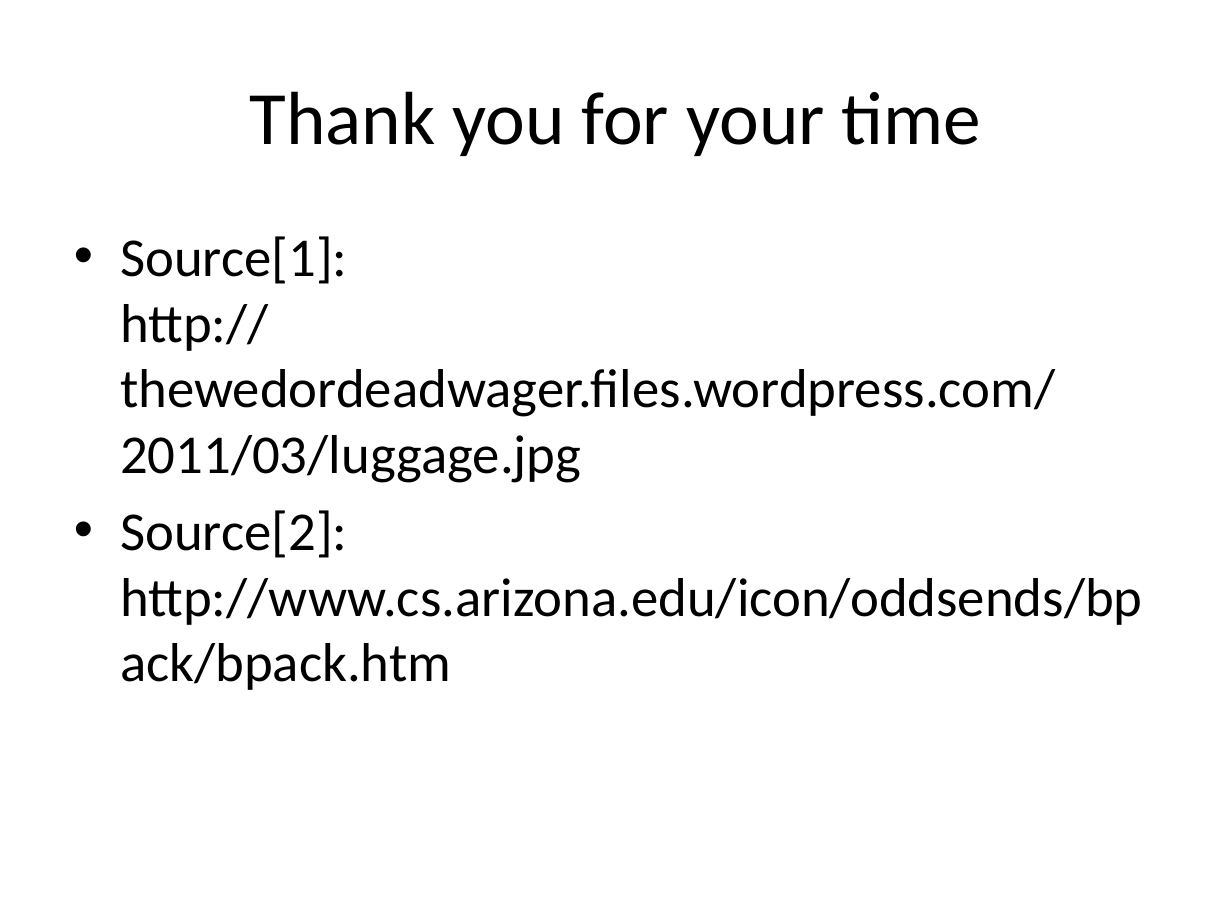
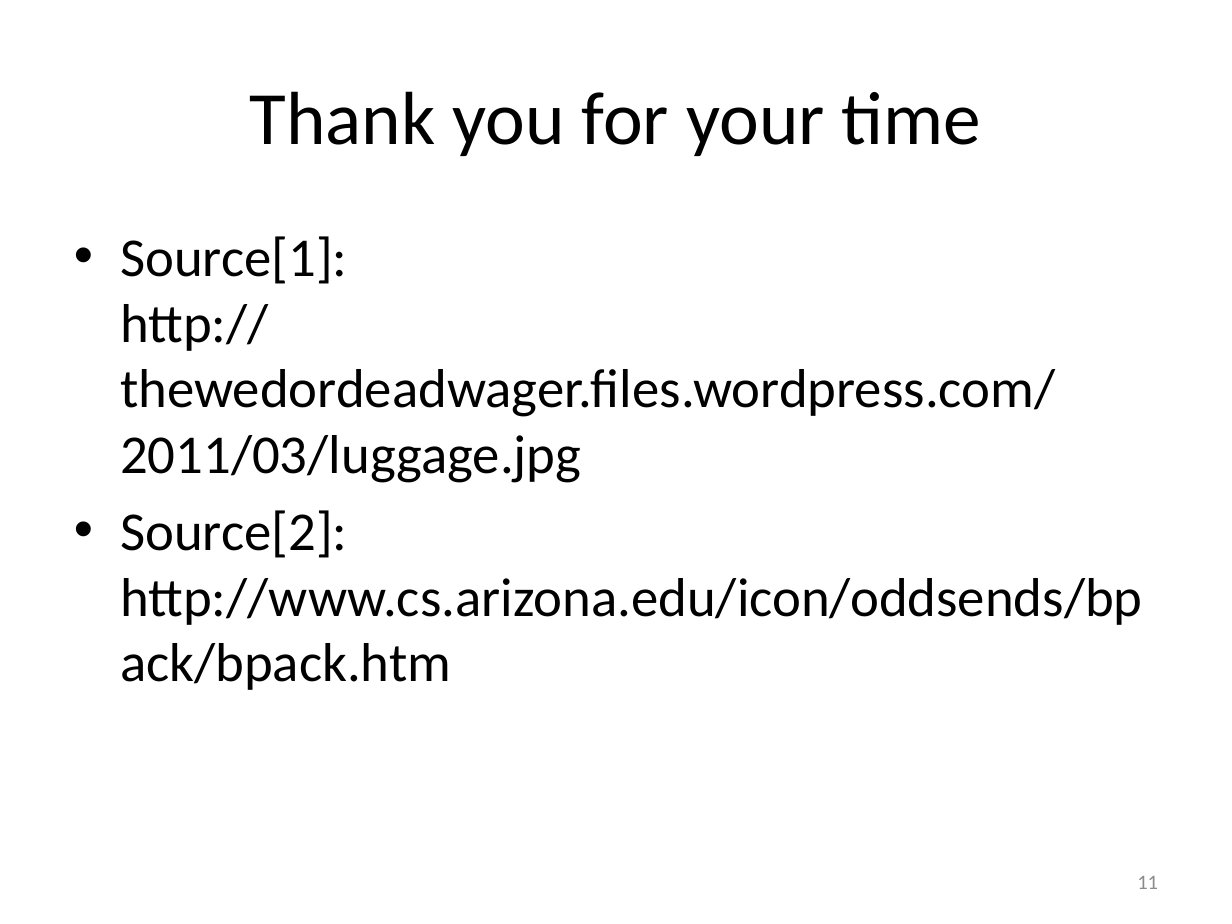
Before and after one commit to montelongoj/p2-b130-aau-2011, a slide deck: slide 11 of PP for status.pptx. Drawn at 1232x924 pixels with LibreOffice and Linux fonts; fonts in the diff are those of the drawing. Boxes give left, top, right and bottom in pixels: in the first picture for what was removed or moved away, otherwise in the second. Text is boxed around its words. In the diff, an @@ line names an element or a change of style, - is before the commit and + after.

```diff
--- a/PP for status.pptx
+++ b/PP for status.pptx
@@ page number added at (1137,876,1158,889), 12 pt, text #8C8C8C @@
+11
```
Also in this commit, not shown: 10 other slides changed.
